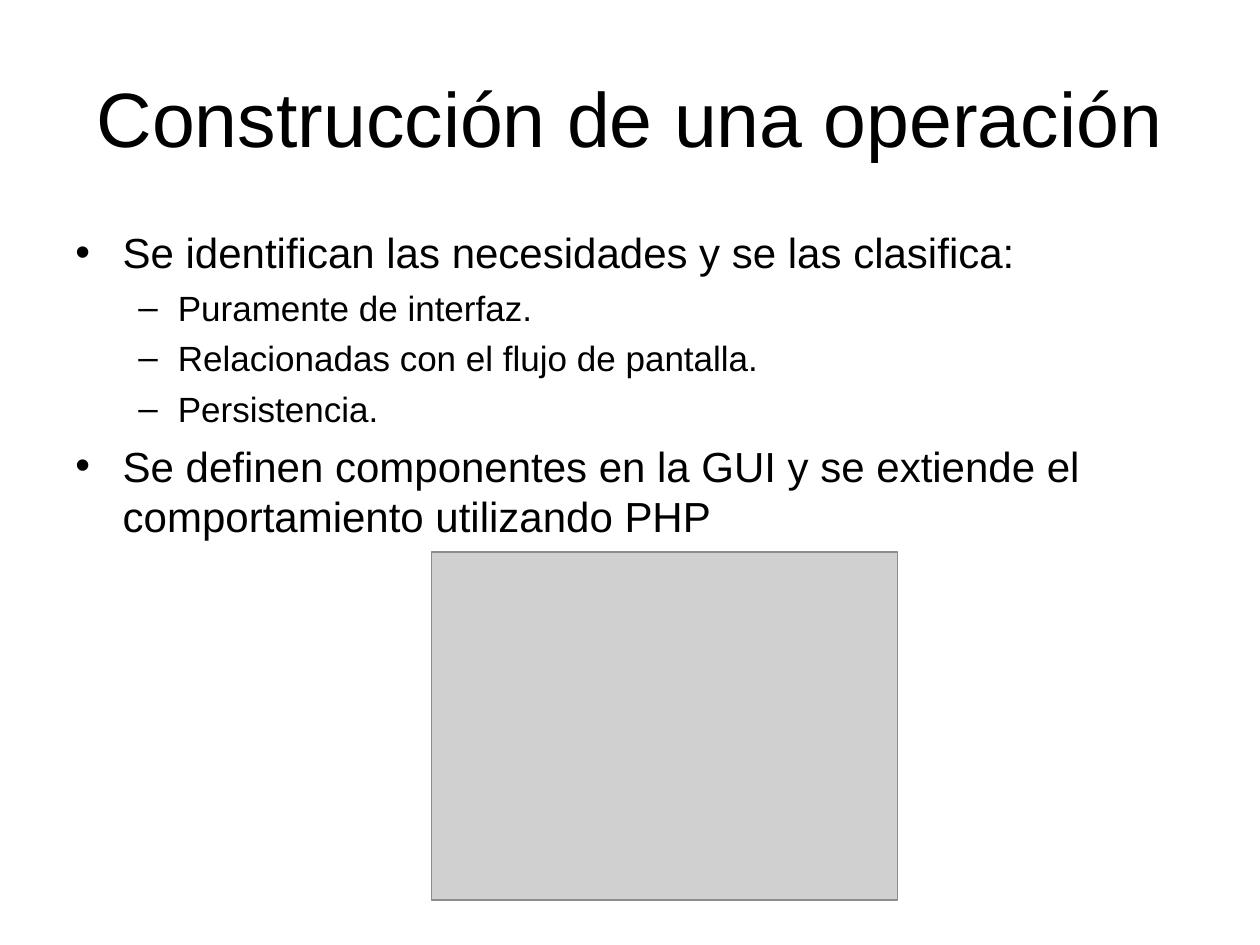
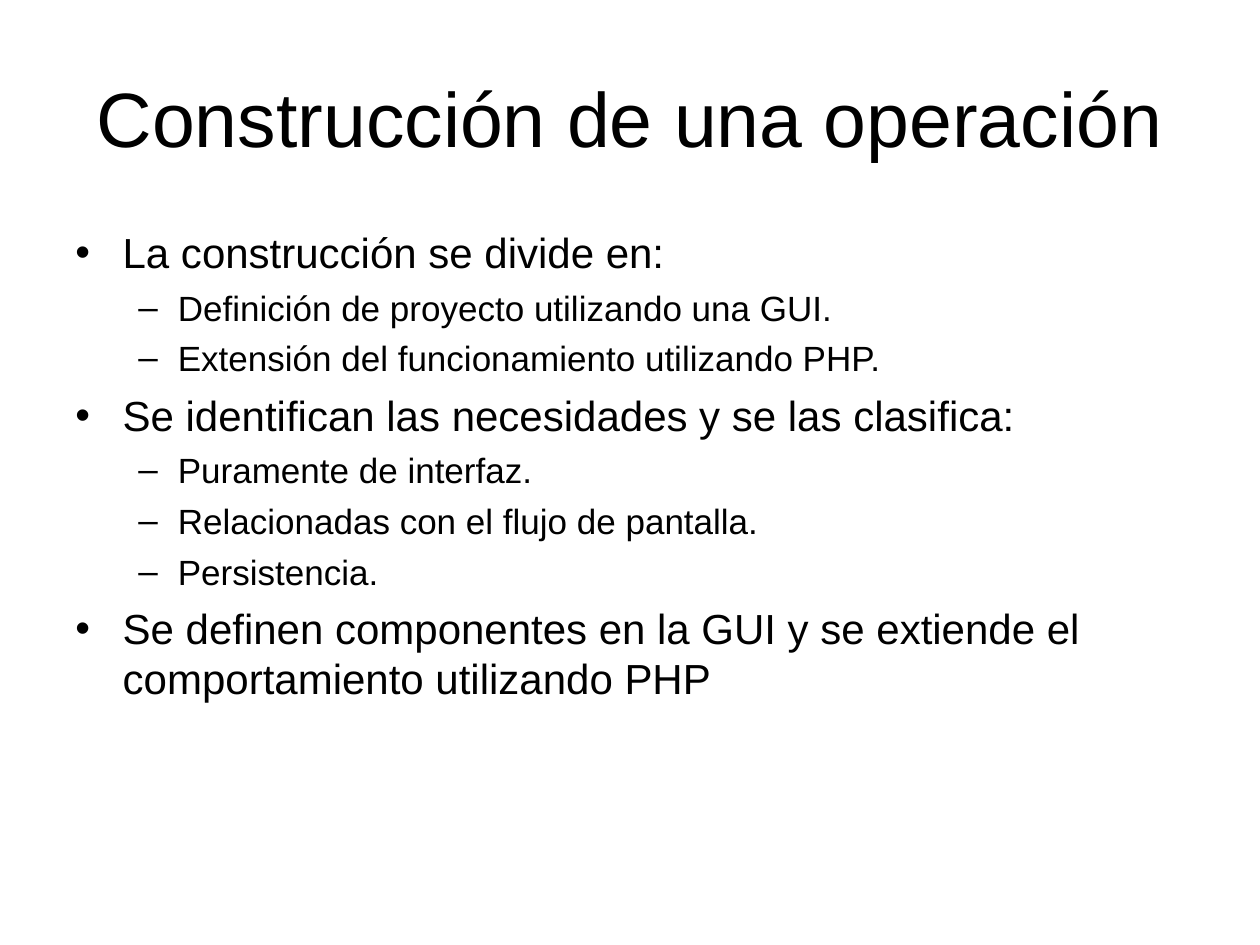
Before and after one commit to SIU-Toba/framework, a slide deck: slide 5 of doc/presentacion/Jornadas JAIIO.ppt (slide 4 before the commit). Drawn at 1260x945 pixels with LibreOffice and Linux fonts; fonts in the diff are those of the drawing; grey boxes stand for pictures. Boxes give left, top, right and bottom in pixels: in the first picture for what was removed or moved away, otherwise in the second. Text is boxed around its words. In the diff, an @@ line names an element or a change of style, - is before the commit and + after.

```diff
--- a/doc/presentacion/Jornadas JAIIO.ppt
+++ b/doc/presentacion/Jornadas JAIIO.ppt
@@ text at [123,237,880,372]: paragraphs added @@
+• La construcción se divide en:
+  – Definición de proyecto utilizando una GUI.
+  – Extensión del funcionamiento utilizando PHP.
@@ picture removed at [432,552,898,900] @@
```
Also in this commit, not shown: 1 other slide changed, 2 slides added, 1 slide removed.
